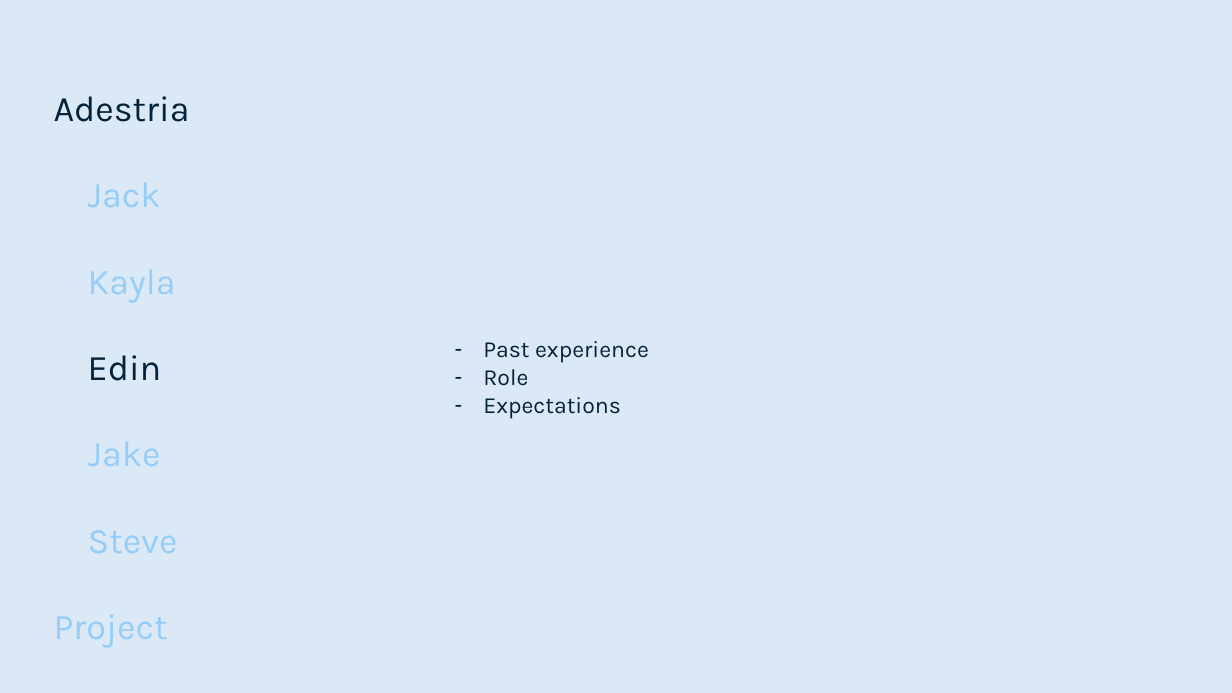
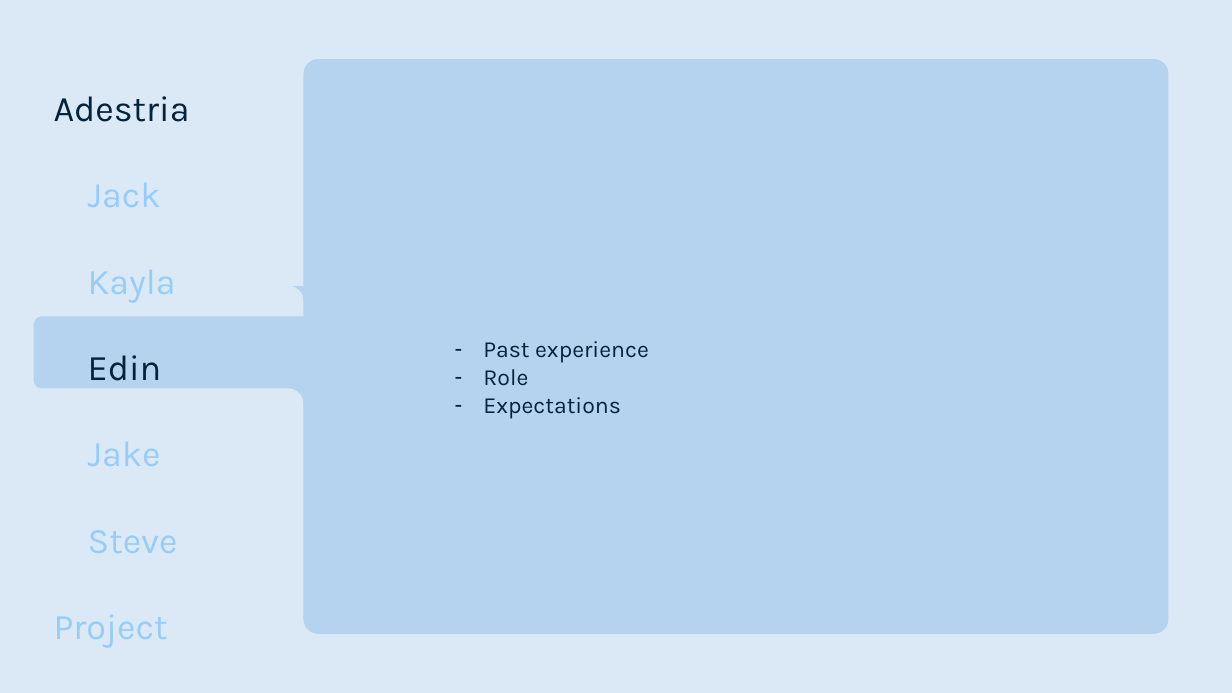
Before and after one commit to smutrux/prog1180, a slide deck: slide 7 of Deliverables/Presentation1.pptx. Drawn at 1232x693 pixels with LibreOffice and Linux fonts; fonts in the diff are those of the drawing. Boxes give left, top, right and bottom in pixels: in the first picture for what was removed or moved away, otherwise in the second. Text is boxed around its words. In the diff, an @@ line names an element or a change of style, - is before the commit and + after.

```diff
--- a/Deliverables/Presentation1.pptx
+++ b/Deliverables/Presentation1.pptx
@@ rounded rectangle added at [303, 59, 1168, 634], fill #B5D2EF @@
@@ group added at [33, 286, 324, 419]: 2 rectangles, 2 ellipses, 1 rounded rectangle @@
```
Also in this commit, not shown: 10 other slides changed, 1 slide added, 1 slide removed.
